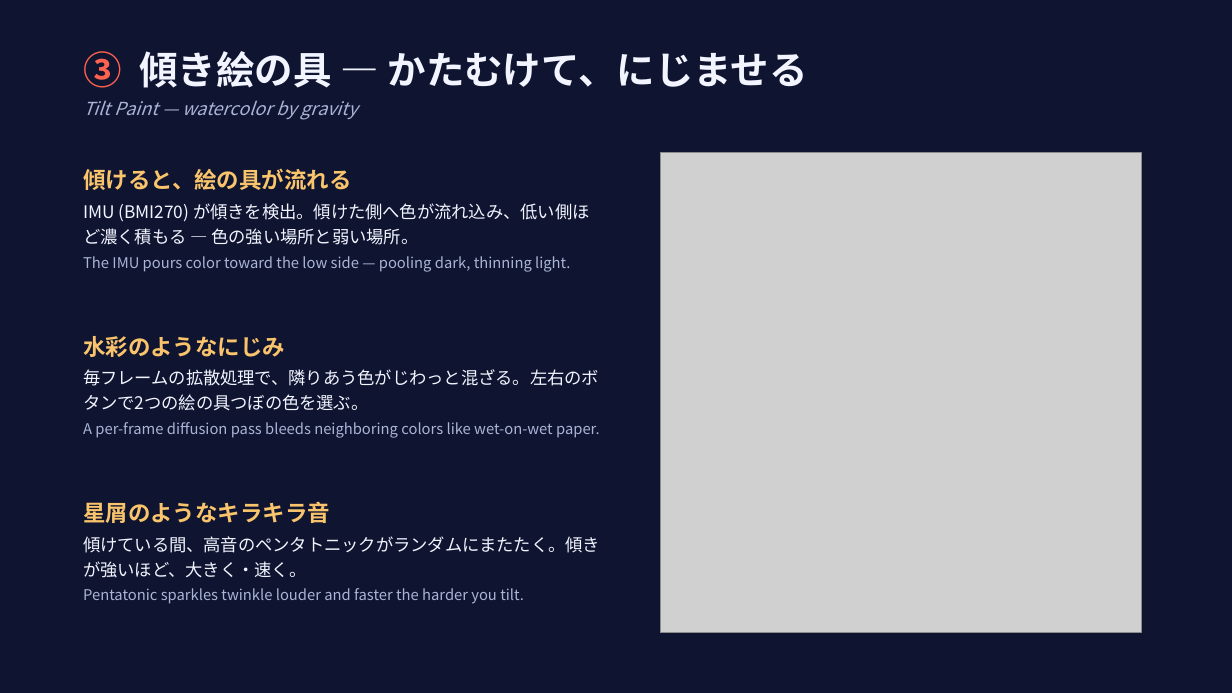
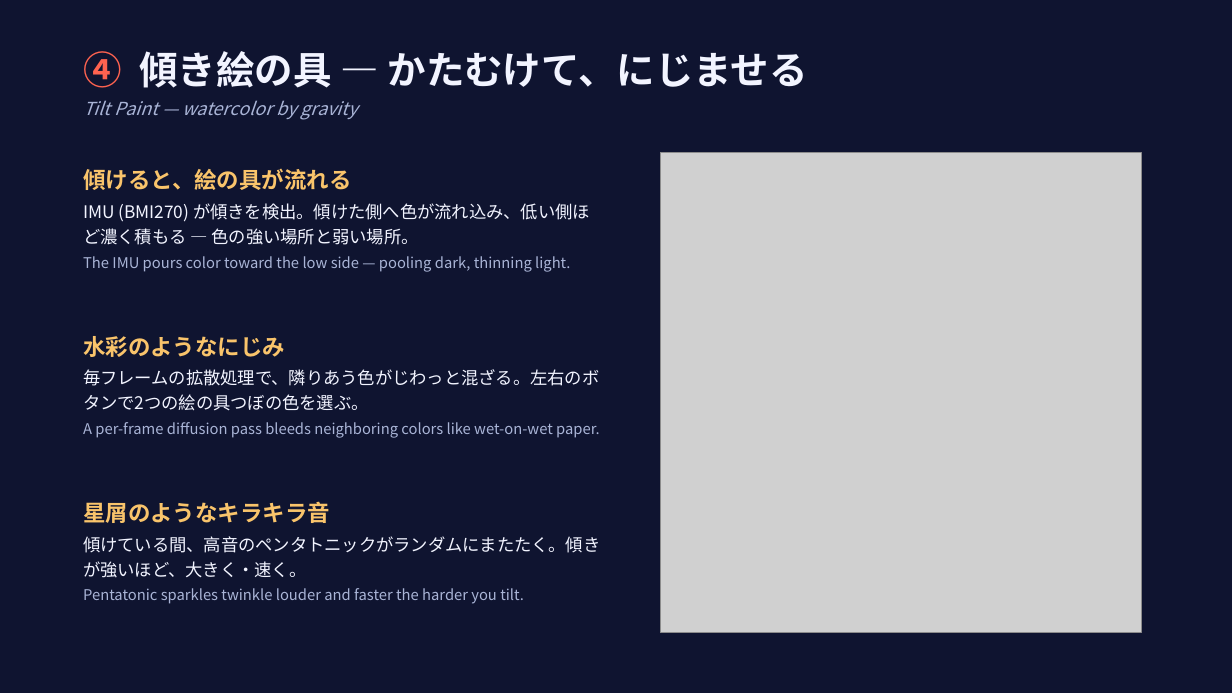
Before and after one commit to aokko2000/iroirotokei, a slide deck: slide 7 of docs/iroirotokei_contest_slides.pptx (slide 6 before the commit). Drawn at 1232x693 pixels with LibreOffice and Linux fonts; fonts in the diff are those of the drawing; grey boxes stand for pictures. Boxes give left, top, right and bottom in pixels: in the first picture for what was removed or moved away, otherwise in the second. Text is boxed around its words. In the diff, an @@ line names an element or a change of style, - is before the commit and + after.

```diff
--- a/docs/iroirotokei_contest_slides.pptx
+++ b/docs/iroirotokei_contest_slides.pptx
@@ text at [83, 51, 808, 88]: text changed @@
-③ 傾き絵の具 — かたむけて、にじませる
+④ 傾き絵の具 — かたむけて、にじませる
```
Also in this commit, not shown: 5 other slides changed, 1 slide added, 1 other file.
